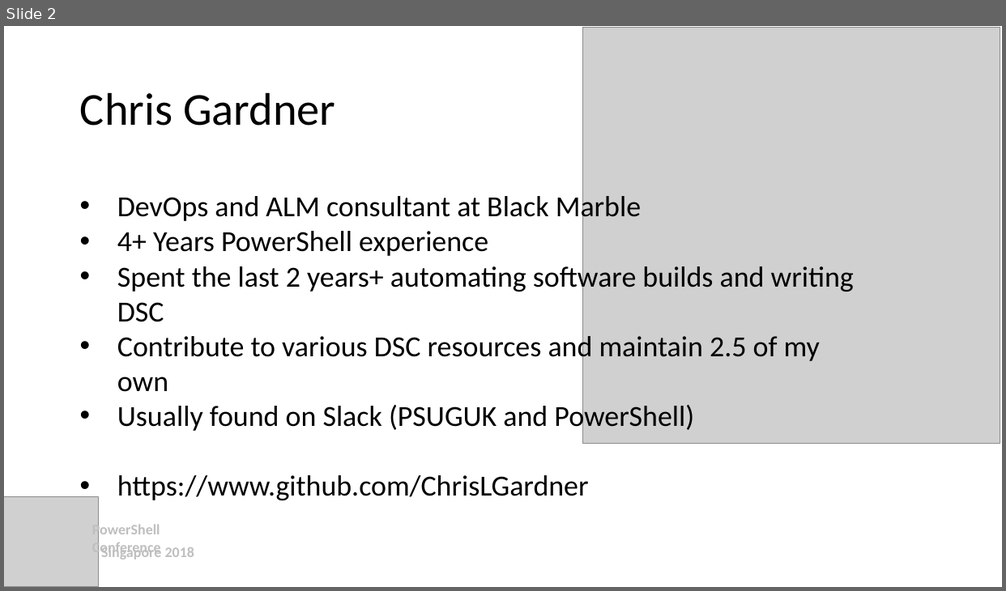
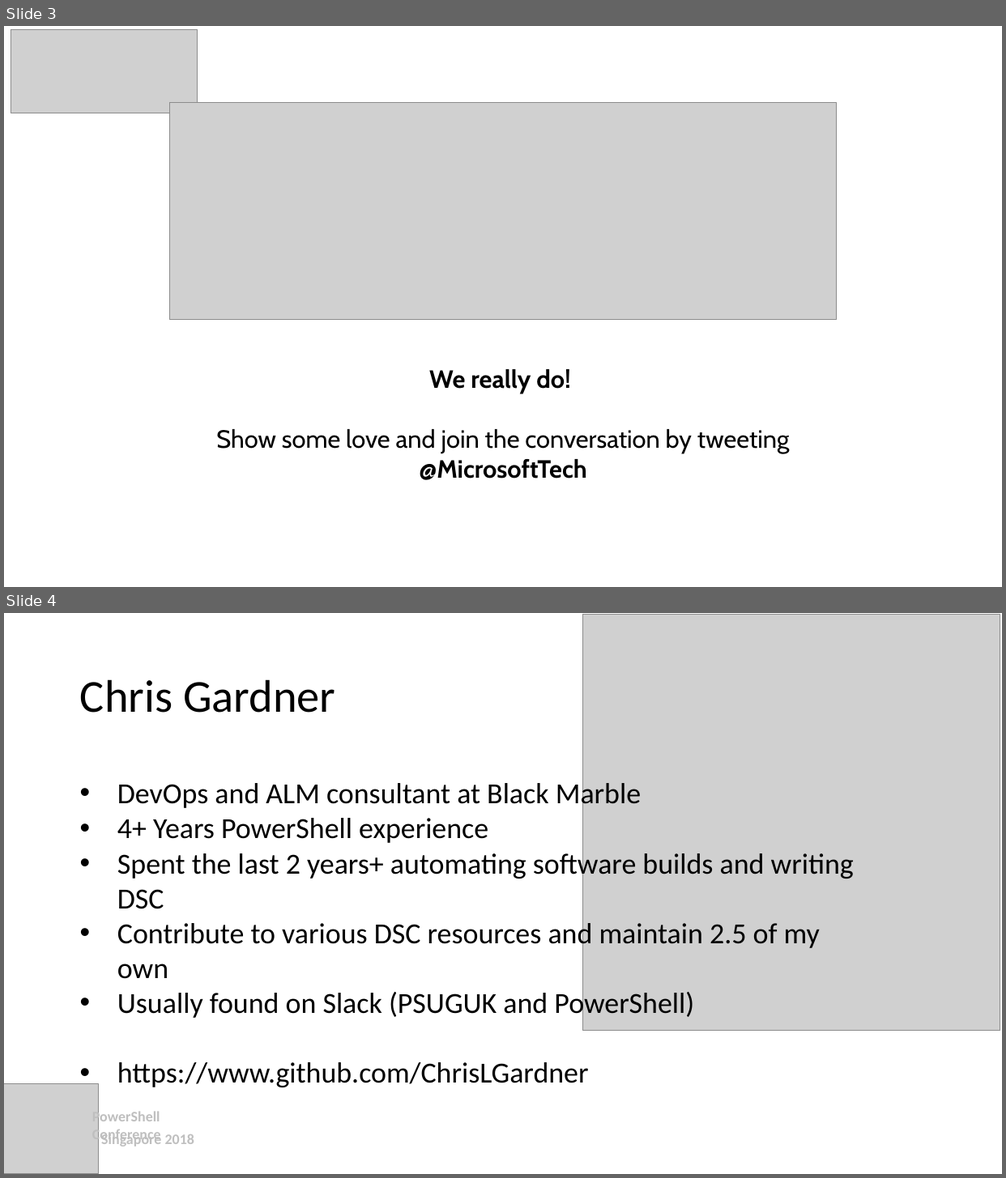
Before and after one commit to ChrisLGardner/presentations, a slide deck: 2018-10-19-PSConfAsia/Building-Better-Bricks.pptx. Shown one above the other, each under a label of ours: slide 2 before the commit, slides 3 and 4 after it. The pictures are 1006x591 and 1006x1178 pixels, drawn with LibreOffice and Linux fonts; fonts in the diff are those of the drawing; grey boxes stand for pictures. Boxes give left, top, right and bottom in pixels: in the first picture for what was removed or moved away, otherwise in the second. Text is boxed around its words. In the diff, an @@ line names an element or a change of style, - is before the commit and + after.

```diff
--- a/2018-10-19-PSConfAsia/Building-Better-Bricks.pptx
+++ b/2018-10-19-PSConfAsia/Building-Better-Bricks.pptx
@@ slide 3 added at [4, 26, 1002, 587], background #FFFFFF @@
@@ picture added at [10, 30, 197, 113] @@
@@ picture added at [169, 102, 836, 319] @@
@@ text added at [216, 369, 790, 480], 24 pt, text #000000 @@
+We really do!
+Show some love and join the conversation by tweeting
+@MicrosoftTech
@@ what was slide 2 is now slide 4 @@
```
Also in this commit, not shown: 1 other slide added.
